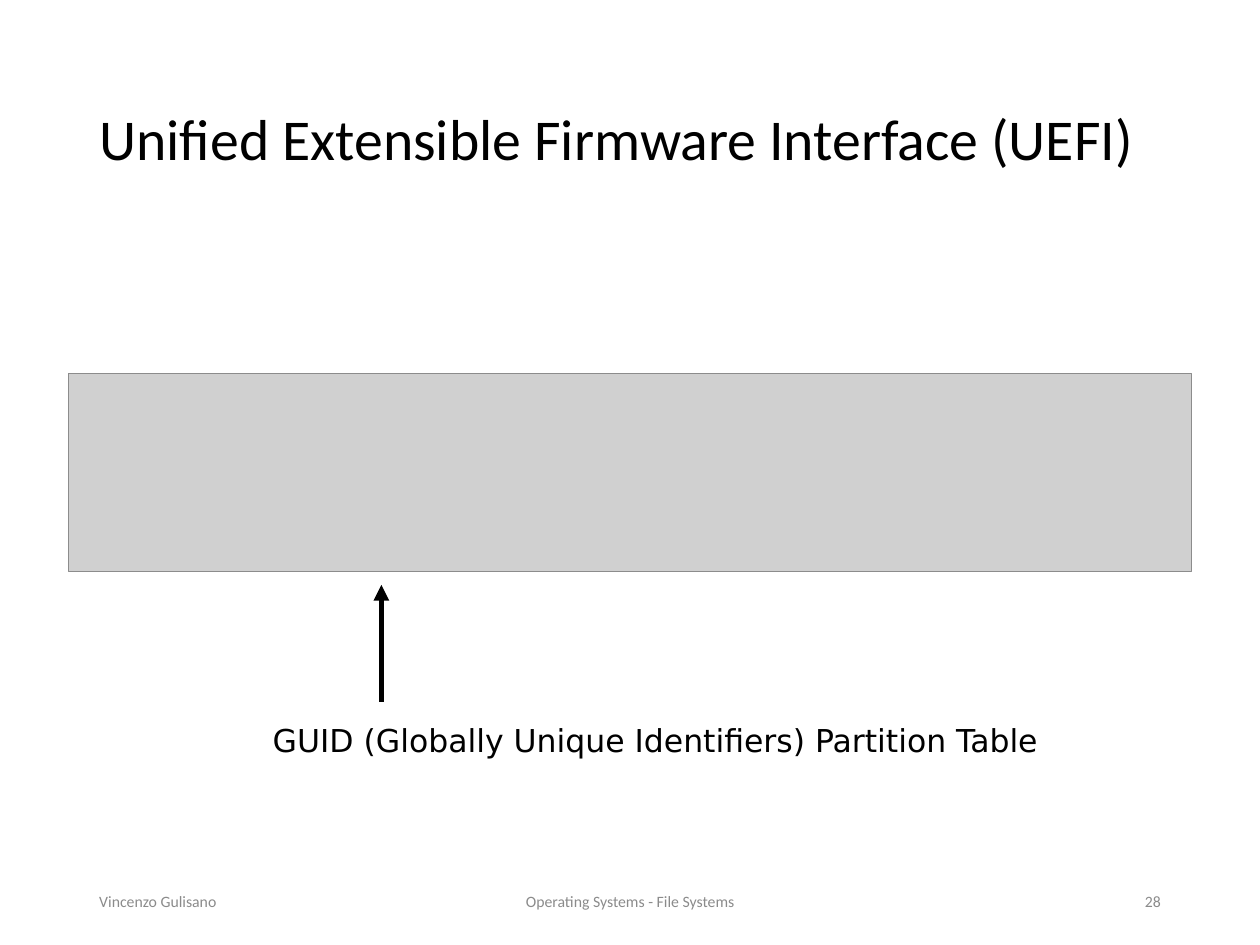
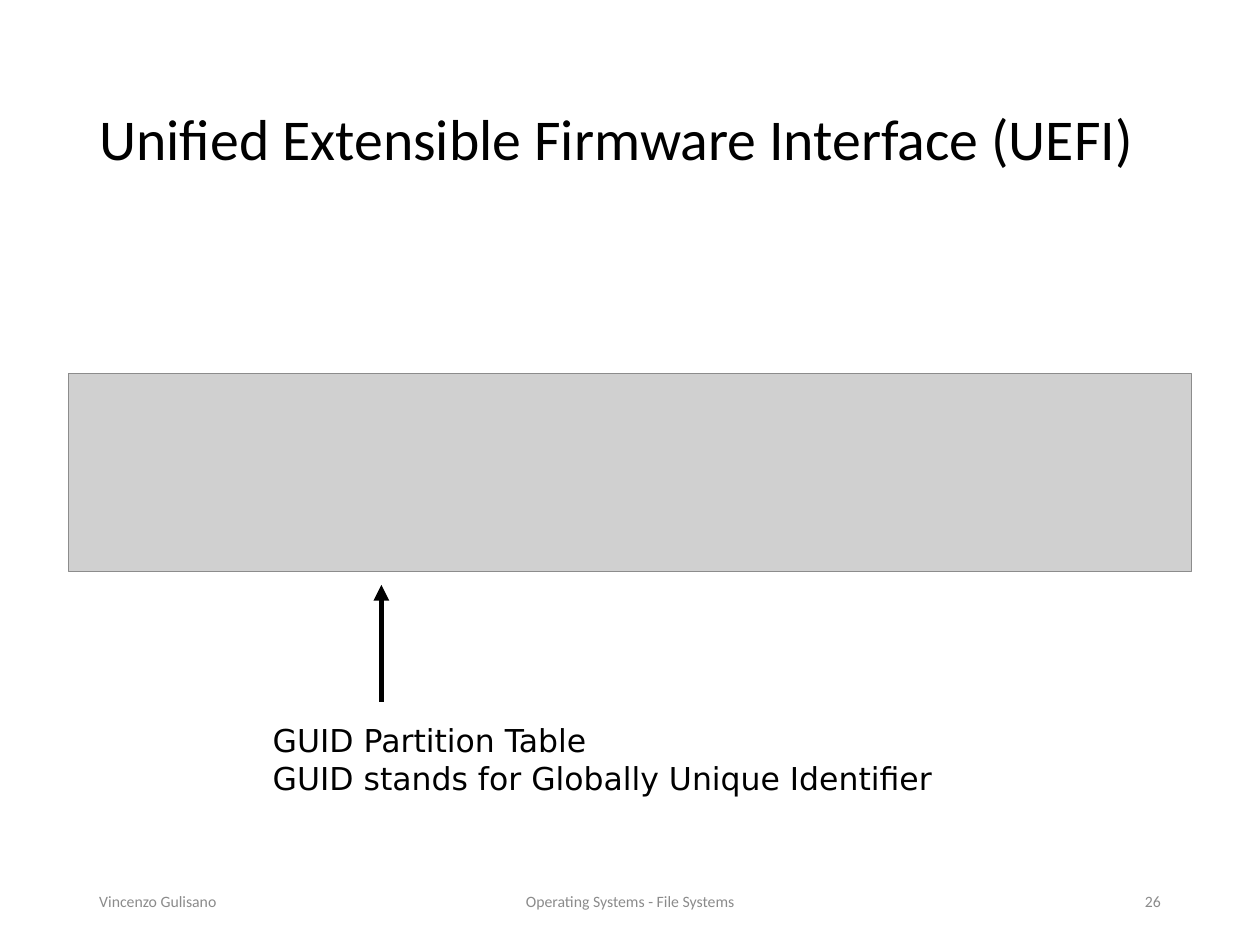
Before and after one commit to vincenzo-gulisano/os_material, a slide deck: slide 26 of slides/file_systems.pptx (slide 28 before the commit). Drawn at 1260x945 pixels with LibreOffice and Linux fonts; fonts in the diff are those of the drawing; grey boxes stand for pictures. Boxes give left, top, right and bottom in pixels: in the first picture for what was removed or moved away, otherwise in the second. Text is boxed around its words. In the diff, an @@ line names an element or a change of style, - is before the commit and + after.

Commit message:
scripted new part on UEFI and legacy BIOS

```diff
--- a/slides/file_systems.pptx
+++ b/slides/file_systems.pptx
@@ text at (x1=273, y1=728, x2=932, y2=797): text changed @@
-GUID (Globally Unique Identifiers) Partition Table
+GUID Partition Table
+GUID stands for Globally Unique Identifier
@@ page number at (x1=1145, y1=896, x2=1161, y2=907): text changed @@
-28
+26
```
Also in this commit, not shown: 7 other slides changed, 2 slides removed, 1 other file.
